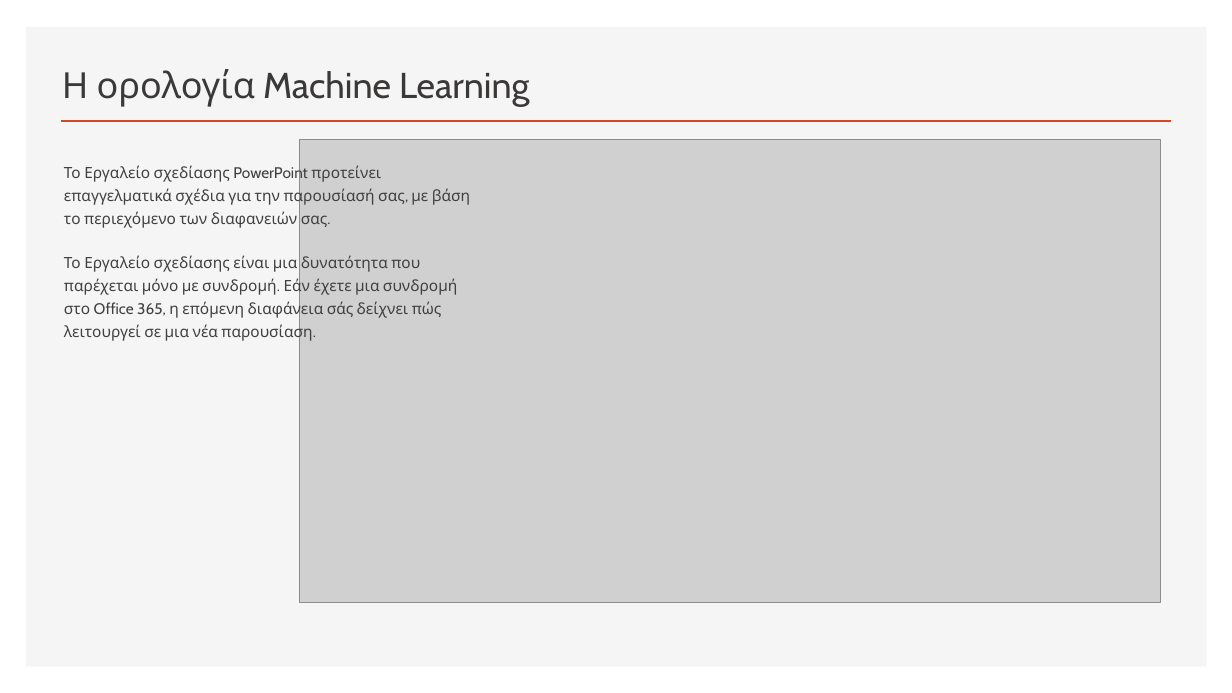
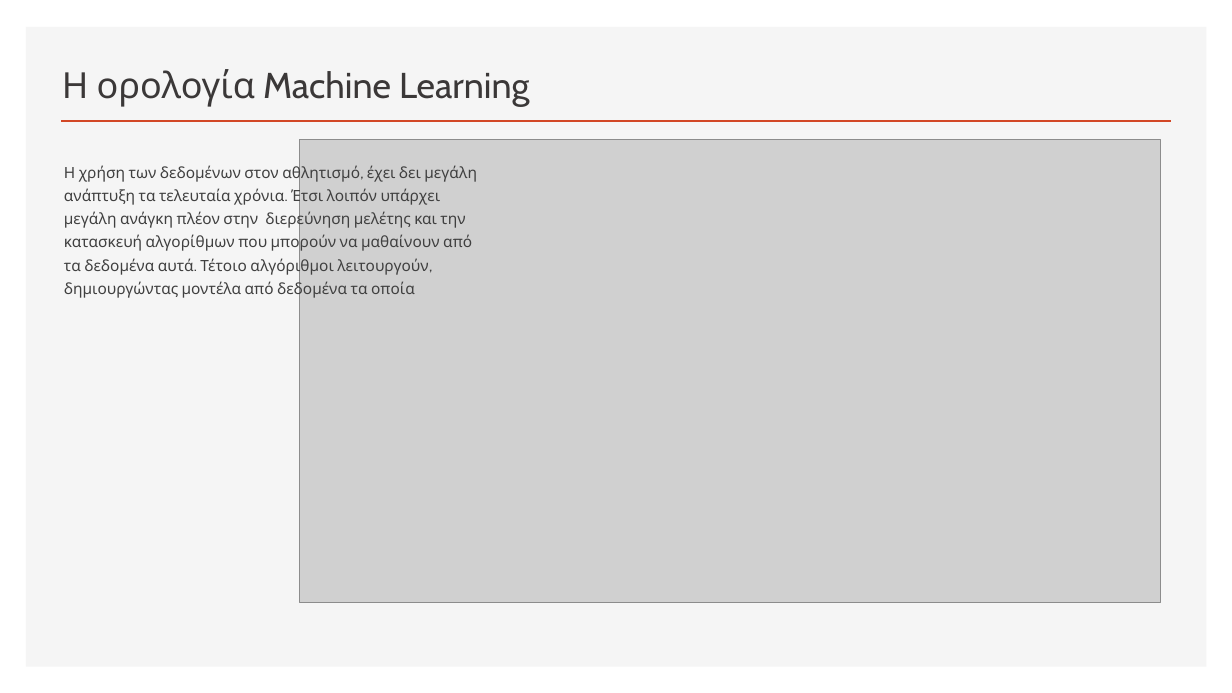
Before and after one commit to nikosbampis/Machine-Learning, a slide deck: slide 2 of machine-learning-12-13.pptx. Drawn at 1232x693 pixels with LibreOffice and Linux fonts; fonts in the diff are those of the drawing; grey boxes stand for pictures. Boxes give left, top, right and bottom in pixels: in the first picture for what was removed or moved away, otherwise in the second. Text is boxed around its words. In the diff, an @@ line names an element or a change of style, - is before the commit and + after.

Commit message:
ορολογια

```diff
--- a/machine-learning-12-13.pptx
+++ b/machine-learning-12-13.pptx
@@ text at [64, 164, 477, 299]: text changed @@
-Το Εργαλείο σχεδίασης PowerPoint προτείνει επαγγελματικά σχέδια για την παρουσίασή σας, με βάση το περιεχόμενο των διαφανειών σας.
-Το Εργαλείο σχεδίασης είναι μια δυνατότητα που παρέχεται μόνο με συνδρομή. Εάν έχετε μια συνδρομή στο Office 365, η επόμενη διαφάνεια σάς δείχνει πώς λειτουργεί σε μια νέα παρουσίαση.
+Η χρήση των δεδομένων στον αθλητισμό, έχει δει μεγάλη ανάπτυξη τα τελευταία χρόνια. Έτσι λοιπόν υπάρχει μεγάλη ανάγκη πλέον στην διερεύνηση μελέτης και την κατασκευή αλγορίθμων που μπορούν να μαθαίνουν από τα δεδομένα αυτά. Τέτοιο αλγόριθμοι λειτουργούν, δημιουργώντας μοντέλα από δεδομένα τα οποία
```
